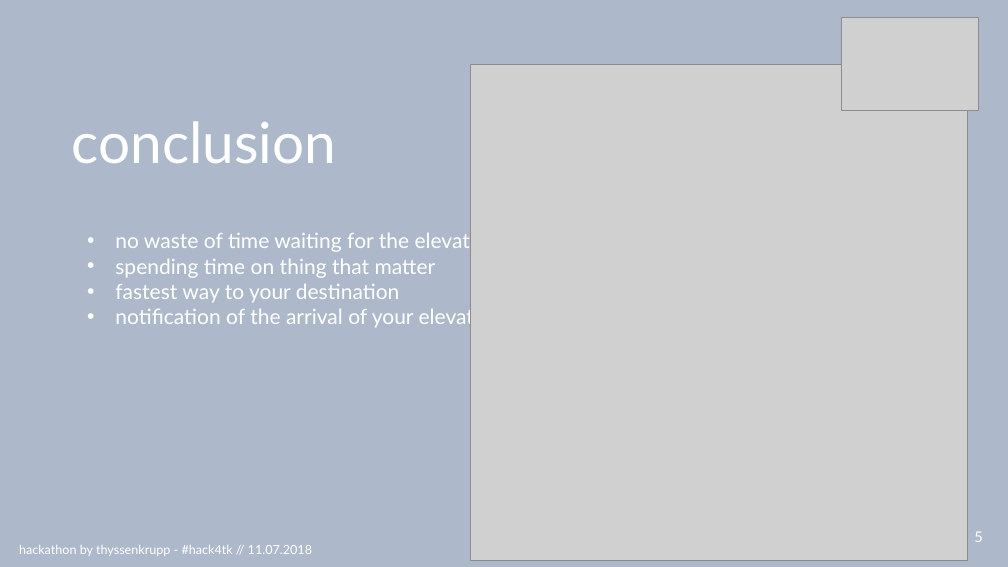
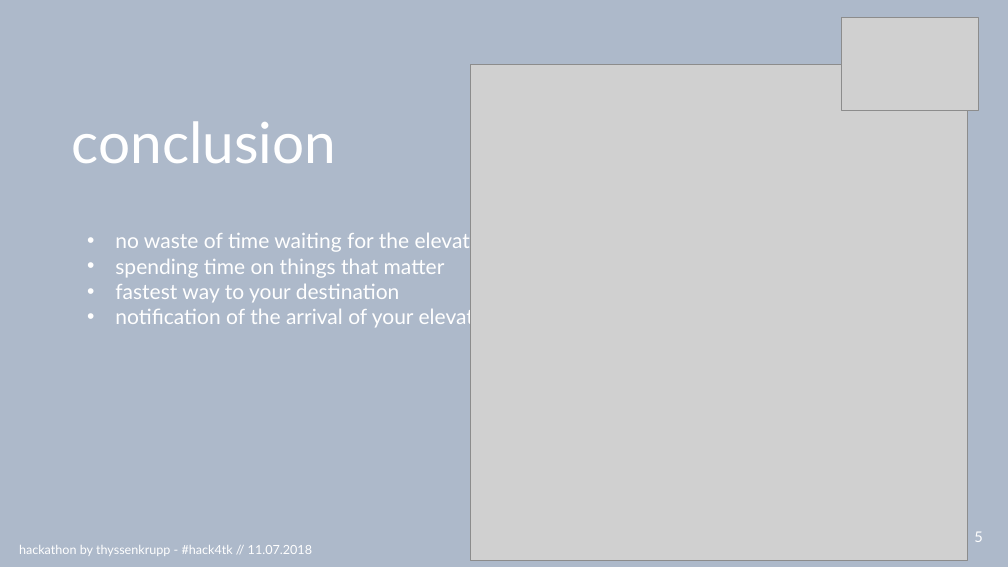
Before and after one commit to RBEGamer/HACK4TK_HACKATHON_2018, a slide deck: slide 7 of presentationHack4tk.pptx. Drawn at 1008x567 pixels with LibreOffice and Linux fonts; fonts in the diff are those of the drawing; grey boxes stand for pictures. Boxes give left, top, right and bottom in pixels: in the first picture for what was removed or moved away, otherwise in the second. Text is boxed around its words. In the diff, an @@ line names an element or a change of style, - is before the commit and + after.

```diff
--- a/presentationHack4tk.pptx
+++ b/presentationHack4tk.pptx
@@ text at bbox=[115, 259, 445, 278]: text changed @@
-• spending time on thing that matter
+• spending time on things that matter
```
Also in this commit, not shown: 2 other slides changed, 2 other files.
